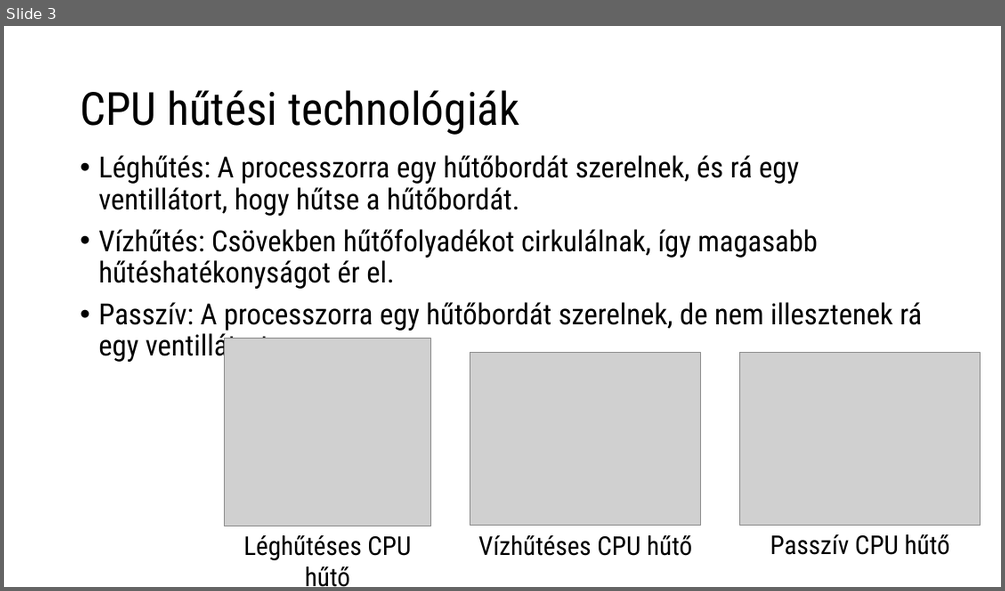
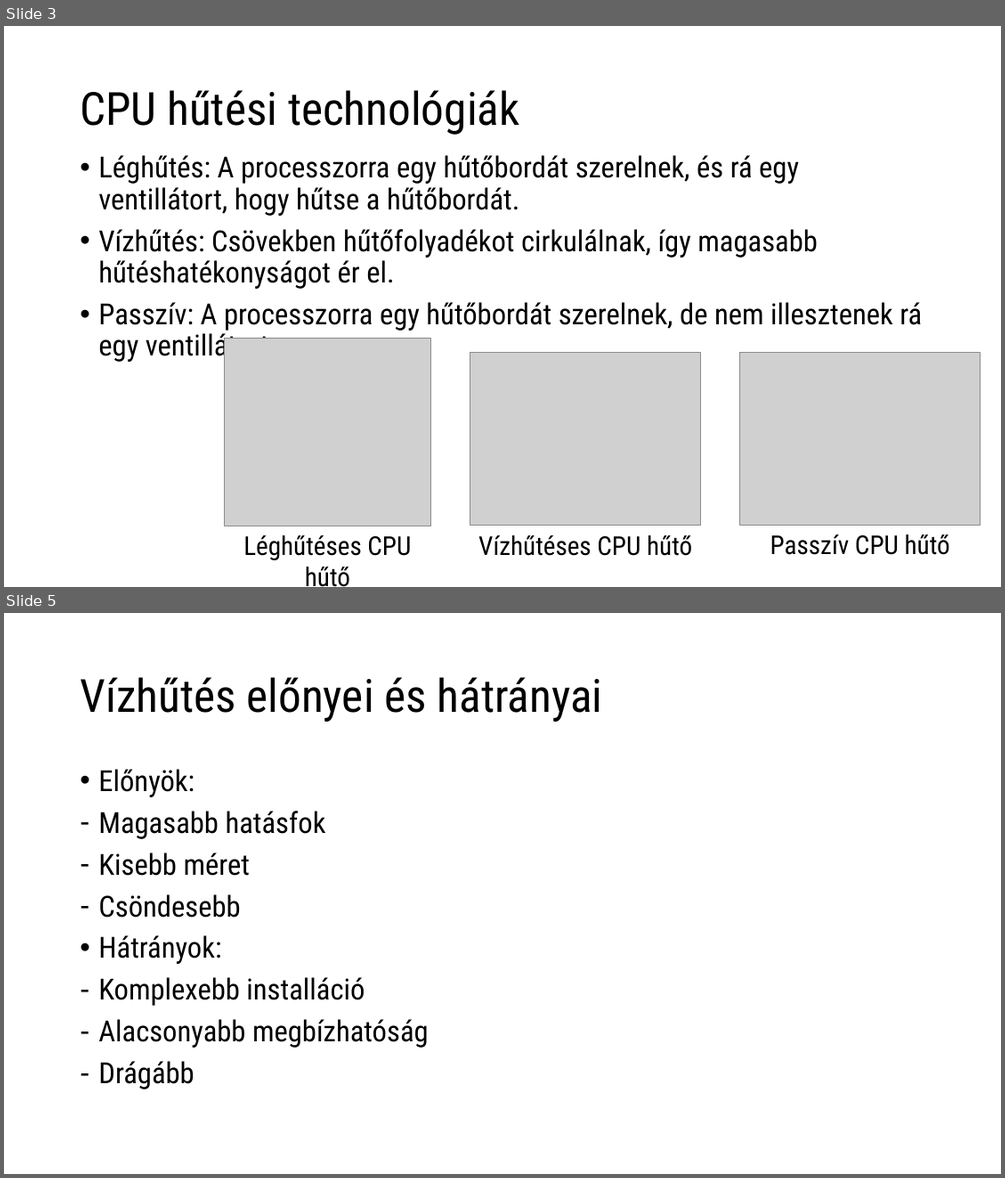
Before and after one commit to verbence/ppt-2022, a slide deck: cpuhutes.pptx. Shown one above the other, each under a label of ours: slide 3 before the commit, slides 3 and 5 after it; the slides between them are not shown. The pictures are 1005x591 and 1005x1178 pixels, drawn with LibreOffice and Linux fonts; fonts in the diff are those of the drawing; grey boxes stand for pictures. Boxes give left, top, right and bottom in pixels: in the first picture for what was removed or moved away, otherwise in the second. Text is boxed around its words. In the diff, an @@ line names an element or a change of style, - is before the commit and + after.

```diff
--- a/cpuhutes.pptx
+++ b/cpuhutes.pptx
@@ slide 5 added at box(4, 613, 1001, 1174), background #FFFFFF @@
@@ title added at box(80, 677, 603, 722), 44 pt, text #000000 @@
+Vízhűtés előnyei és hátrányai
@@ text added at box(98, 769, 429, 1089), 28 pt, text #000000 @@
+• Előnyök:
+– Magasabb hatásfok
+– Kisebb méret
+– Csöndesebb
+• Hátrányok:
+– Komplexebb installáció
+– Alacsonyabb megbízhatóság
+– Drágább
```
Also in this commit, not shown: 2 slides changed, 2 other slides added, 3 slides removed.
